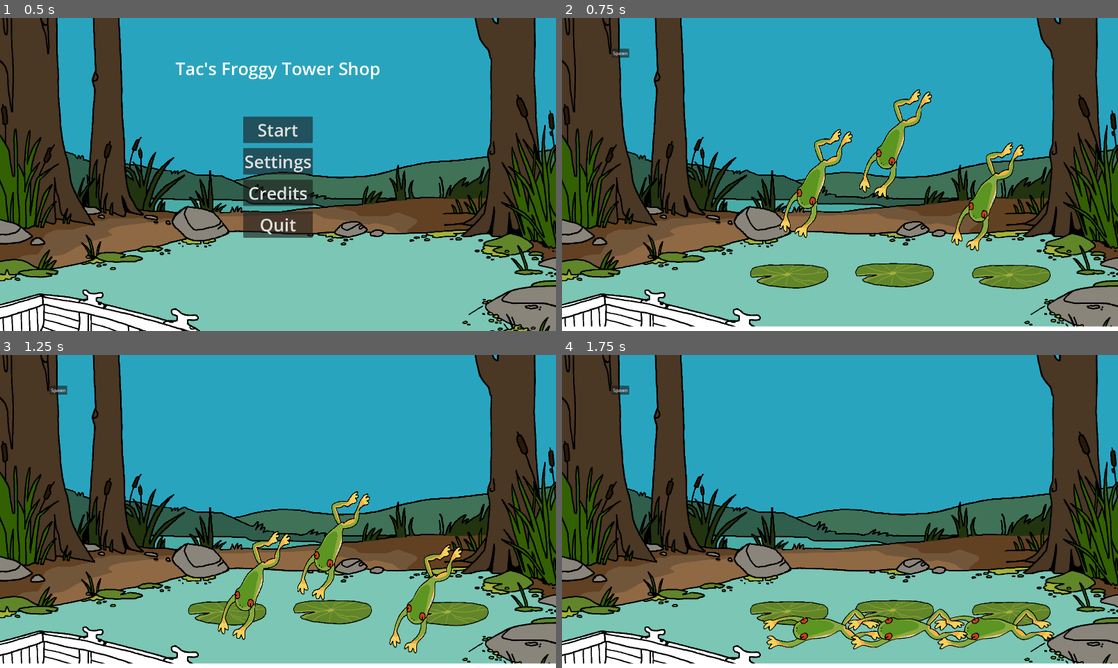
Above: before the commit, frames 1-4 (two rows, left to right).
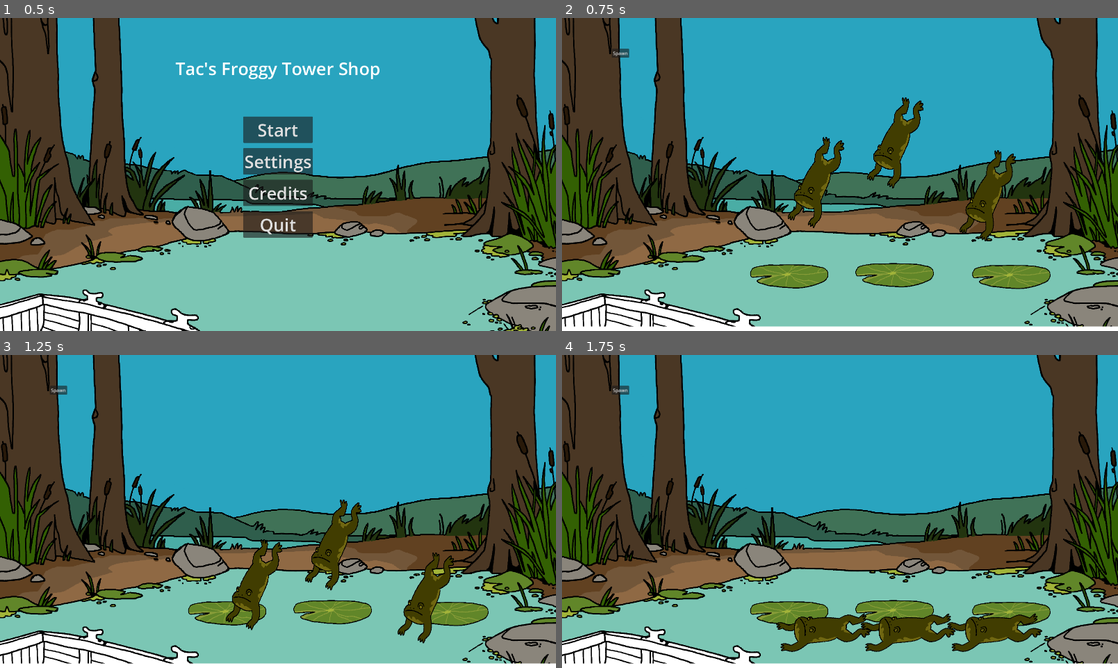
Above: after the commit, the same moments.

Repository: NotTom31/FroggeeToadems
Game: Godot game, scene res://Scenes/UI/MainMenu.tscn
Two runs of this game, one before a commit and one after it. Both use one fixed random seed, a clock stepped at 60 frames per second and the inputs below.
Inputs (mouse positions are in pixels of both pictures, inside the frame that each line leads up to):
- Up to frame 1 (0.5 s): no input
- Up to frame 2 (0.75 s): click "Start" at 0.5 s
- Up to frame 3 (1.25 s): no input
- Up to frame 4 (1.75 s): move the mouse to (990, 611) at 1.27 s; hold Right (ui_right) from 1.28 s (still down); click (990, 611) at 1.42 s; tap Up (ui_up) at 1.52 s

Frame 1 is identical in both runs. In frame 2, 4.4% of the frame differs, in the area x 39-84%, y 22-75%; in frame 3, 4.4%; in frame 4, 4.3%.

Commit message:
put together frog subtypes

Diff:
--- a/Code/FrogLogic/FrogTypes/basic_frog.gd
+++ b/Code/FrogLogic/FrogTypes/basic_frog.gd
@@ -63,7 +63,7 @@
 			assign_to_slot(null)
 		else:
 			selected = false
-			frog_deselected.emit(self, position)
+			frog_deselected.emit(self, global_position)
 	#else:
 	#		selected = false
 	#		collision_layer = original_layer
@@ -82,7 +82,7 @@
 		on_lillypad = false
 
 func snap_to_slot(slot: FrogSlot) -> void:
-	position = slot.global_position - $FrogBase.position
+	global_position = slot.global_position - $FrogBase.position
 	$AnimatedSprite2D.rotation = 0
 	var frog_on_top : BasicFrog = $SlotOnHead.inhabitant
 	disable_gravity()
--- a/Code/Managers/LevelManager.gd
+++ b/Code/Managers/LevelManager.gd
@@ -18,7 +18,6 @@
 		if (not fs.is_open()):
 			continue
 		var temp_dist = pos.distance_to(fs.global_position)
-		print("temp dist = ", temp_dist)
 		if (temp_dist < distance):
 			distance = temp_dist
 			result = fs
--- a/Code/Managers/magic_manager.gd
+++ b/Code/Managers/magic_manager.gd
@@ -1,6 +1,6 @@
 class_name MagicManager extends Node2D
 
-enum FrogType { BASIC, TROPICAL, SMALL, FAT }
+enum FrogType { BASIC, TROPICAL, SMALL, FAT, MUD }
 
 var spell_table = [
 	{ FrogType.BASIC : 3 }, 											#0: summon tropical
--- a/Scenes/Frogs/basic_frog.tscn
+++ b/Scenes/Frogs/FrogTypes/basic_frog.tscn
@@ -1,41 +1,26 @@
-[gd_scene load_steps=19 format=3 uid="uid://q2eyupn7k7l2"]
+[gd_scene load_steps=16 format=3 uid="uid://q2eyupn7k7l2"]
 
 [ext_resource type="Script" path="res://Code/FrogLogic/FrogTypes/basic_frog.gd" id="1_rxiyf"]
 [ext_resource type="Script" path="res://Code/FrogLogic/frogAI.gd" id="2_vs8rj"]
 [ext_resource type="Script" path="res://Code/FrogLogic/FrogStates/FrogSwim.gd" id="3_vmf1d"]
 [ext_resource type="PackedScene" uid="uid://cllbpv27v30g8" path="res://Scenes/Frogs/frog_slot.tscn" id="3_xwux3"]
 [ext_resource type="Script" path="res://Code/FrogLogic/FrogStates/FrogJump.gd" id="4_2ejmw"]
-[ext_resource type="Texture2D" uid="uid://db8mb14ndu0rl" path="res://Assets/Art/Frogs/blink/02_plink1.png" id="5_djsem"]
 [ext_resource type="Script" path="res://Code/FrogLogic/FrogStates/FrogHold.gd" id="5_wsoji"]
-[ext_resource type="Texture2D" uid="uid://dq2rubto02ffb" path="res://Assets/Art/Frogs/blink/02_plink2.png" id="6_gh0rk"]
 [ext_resource type="Script" path="res://Code/FrogLogic/FrogStates/FrogFall.gd" id="6_gh8vj"]
 [ext_resource type="Script" path="res://Code/FrogLogic/FrogStates/FrogStacked.gd" id="7_avrs0"]
-[ext_resource type="Texture2D" uid="uid://b0t1nb1i1evdt" path="res://Assets/Art/Frogs/blink/02_plink3.png" id="7_h6c5j"]
-[ext_resource type="Texture2D" uid="uid://bsuihp8m1bijj" path="res://Assets/Art/Frogs/blink/02_plink4.png" id="8_mi544"]
-[ext_resource type="Texture2D" uid="uid://bppv148qldsei" path="res://Assets/Art/Frogs/blink/02_plink5.png" id="9_nvfrc"]
-[ext_resource type="Texture2D" uid="uid://dcomocfoou50s" path="res://Assets/Art/Frogs/resting/02_rest.png" id="10_8mdox"]
-[ext_resource type="Texture2D" uid="uid://cvr4vb57bl7pj" path="res://Assets/Art/Frogs/jumping/02_jump.png" id="11_6uvn4"]
+[ext_resource type="Texture2D" uid="uid://c4554dc54ppgk" path="res://Assets/Art/Frogs/blink/05_plink.png" id="8_57het"]
+[ext_resource type="Texture2D" uid="uid://gnxwxsklcb51" path="res://Assets/Art/Frogs/resting/05_rest.png" id="9_halpc"]
+[ext_resource type="Texture2D" uid="uid://lkw5eyfa3r6g" path="res://Assets/Art/Frogs/jumping/05_jump.png" id="10_e1rxg"]
+[ext_resource type="Texture2D" uid="uid://cb6l32dbmeq54" path="res://Assets/Art/Frogs/charging/05_charge.png" id="10_lrc50"]
 
-[sub_resource type="SpriteFrames" id="SpriteFrames_uccbn"]
+[sub_resource type="SpriteFrames" id="SpriteFrames_kpbkf"]
 animations = [{
 "frames": [{
 "duration": 1.0,
-"texture": ExtResource("5_djsem")
+"texture": ExtResource("8_57het")
 }, {
 "duration": 1.0,
-"texture": ExtResource("6_gh0rk")
-}, {
-"duration": 1.0,
-"texture": ExtResource("7_h6c5j")
-}, {
-"duration": 1.0,
-"texture": ExtResource("8_mi544")
-}, {
-"duration": 1.0,
-"texture": ExtResource("9_nvfrc")
-}, {
-"duration": 1.0,
-"texture": ExtResource("10_8mdox")
+"texture": ExtResource("9_halpc")
 }],
 "loop": false,
 "name": &"blink",
@@ -43,7 +28,15 @@
 }, {
 "frames": [{
 "duration": 1.0,
-"texture": ExtResource("10_8mdox")
+"texture": ExtResource("10_lrc50")
+}],
+"loop": true,
+"name": &"charge",
+"speed": 5.0
+}, {
+"frames": [{
+"duration": 1.0,
+"texture": ExtResource("9_halpc")
 }],
 "loop": true,
 "name": &"idle",
@@ -51,7 +44,7 @@
 }, {
 "frames": [{
 "duration": 1.0,
-"texture": ExtResource("11_6uvn4")
+"texture": ExtResource("10_e1rxg")
 }],
 "loop": true,
 "name": &"jump",
@@ -59,7 +52,7 @@
 }]
 
 [sub_resource type="RectangleShape2D" id="RectangleShape2D_jepvn"]
-size = Vector2(280, 78.3333)
+size = Vector2(268.333, 105)
 
 [sub_resource type="RectangleShape2D" id="RectangleShape2D_skv3v"]
 
@@ -94,14 +87,14 @@
 z_index = 1
 position = Vector2(3, -2)
 scale = Vector2(0.15, 0.2)
-sprite_frames = SubResource("SpriteFrames_uccbn")
-animation = &"jump"
+sprite_frames = SubResource("SpriteFrames_kpbkf")
+animation = &"idle"
 offset = Vector2(0, -150)
 
 [node name="Area2D" type="Area2D" parent="."]
 
 [node name="ClickableArea" type="CollisionShape2D" parent="Area2D"]
-position = Vector2(3, 0)
+position = Vector2(1.5, -4)
 scale = Vector2(0.6, 0.6)
 shape = SubResource("RectangleShape2D_jepvn")
 
--- /dev/null
+++ b/Scenes/Frogs/FrogTypes/fat_frog.tscn
@@ -0,0 +1,56 @@
+[gd_scene load_steps=7 format=3 uid="uid://bg6ctvvup7aag"]
+
+[ext_resource type="PackedScene" uid="uid://q2eyupn7k7l2" path="res://Scenes/Frogs/FrogTypes/basic_frog.tscn" id="1_wieqn"]
+[ext_resource type="Texture2D" uid="uid://cy5acv5h4fr25" path="res://Assets/Art/Frogs/blink/04_plink.png" id="2_5ledk"]
+[ext_resource type="Texture2D" uid="uid://dc4o64v0upcbd" path="res://Assets/Art/Frogs/resting/04_rest.png" id="3_d78p0"]
+[ext_resource type="Texture2D" uid="uid://cfgmm1d6vb0nn" path="res://Assets/Art/Frogs/jumping/04_jump.png" id="4_6x04a"]
+[ext_resource type="Texture2D" uid="uid://c432posuoo6w0" path="res://Assets/Art/Frogs/charging/04_charge.png" id="4_k3vli"]
+
+[sub_resource type="SpriteFrames" id="SpriteFrames_45081"]
+animations = [{
+"frames": [{
+"duration": 1.0,
+"texture": ExtResource("2_5ledk")
+}, {
+"duration": 1.0,
+"texture": ExtResource("3_d78p0")
+}],
+"loop": false,
+"name": &"blink",
+"speed": 5.0
+}, {
+"frames": [{
+"duration": 1.0,
+"texture": ExtResource("4_k3vli")
+}],
+"loop": true,
+"name": &"charge",
+"speed": 5.0
+}, {
+"frames": [{
+"duration": 1.0,
+"texture": ExtResource("3_d78p0")
+}],
+"loop": true,
+"name": &"idle",
+"speed": 5.0
+}, {
+"frames": [{
+"duration": 1.0,
+"texture": ExtResource("4_6x04a")
+}],
+"loop": true,
+"name": &"jump",
+"speed": 5.0
+}]
+
+[node name="FatFrog" instance=ExtResource("1_wieqn")]
+
+[node name="AnimatedSprite2D" parent="." index="1"]
+sprite_frames = SubResource("SpriteFrames_45081")
+
+[node name="ClickableArea" parent="Area2D" index="0"]
+position = Vector2(4, -32.5)
+
+[node name="SlotOnHead" parent="." index="3"]
+position = Vector2(0, -89)
--- /dev/null
+++ b/Scenes/Frogs/FrogTypes/mud_frog.tscn
@@ -0,0 +1,52 @@
+[gd_scene load_steps=6 format=3 uid="uid://dblq15rpmoe78"]
+
+[ext_resource type="PackedScene" uid="uid://q2eyupn7k7l2" path="res://Scenes/Frogs/FrogTypes/basic_frog.tscn" id="1_3yfop"]
+[ext_resource type="Texture2D" uid="uid://byimo5w7vne1o" path="res://Assets/Art/Frogs/resting/01_rest.png" id="2_nnp2c"]
+[ext_resource type="Texture2D" uid="uid://6vdf5eor0pxy" path="res://Assets/Art/Frogs/charging/01_charge.png" id="3_5tl0m"]
+[ext_resource type="Texture2D" uid="uid://1o6tgu7ew0o3" path="res://Assets/Art/Frogs/jumping/01_jump.png" id="3_fkw0y"]
+
+[sub_resource type="SpriteFrames" id="SpriteFrames_rm5ts"]
+animations = [{
+"frames": [{
+"duration": 1.0,
+"texture": ExtResource("2_nnp2c")
+}],
+"loop": false,
+"name": &"blink",
+"speed": 5.0
+}, {
+"frames": [{
+"duration": 1.0,
+"texture": ExtResource("3_5tl0m")
+}],
+"loop": true,
+"name": &"charge",
+"speed": 5.0
+}, {
+"frames": [{
+"duration": 1.0,
+"texture": ExtResource("2_nnp2c")
+}],
+"loop": true,
+"name": &"idle",
+"speed": 5.0
+}, {
+"frames": [{
+"duration": 1.0,
+"texture": ExtResource("3_fkw0y")
+}],
+"loop": true,
+"name": &"jump",
+"speed": 5.0
+}]
+
+[node name="MudFrog" instance=ExtResource("1_3yfop")]
+
+[node name="AnimatedSprite2D" parent="." index="1"]
+sprite_frames = SubResource("SpriteFrames_rm5ts")
+
+[node name="ClickableArea" parent="Area2D" index="0"]
+position = Vector2(1.5, -29)
+
+[node name="SlotOnHead" parent="." index="3"]
+position = Vector2(0, -93)
--- /dev/null
+++ b/Scenes/Frogs/FrogTypes/small_frog.tscn
@@ -0,0 +1,56 @@
+[gd_scene load_steps=7 format=3 uid="uid://yanyexrlae6i"]
+
+[ext_resource type="PackedScene" uid="uid://q2eyupn7k7l2" path="res://Scenes/Frogs/FrogTypes/basic_frog.tscn" id="1_52qfp"]
+[ext_resource type="Texture2D" uid="uid://7sja1guvnp78" path="res://Assets/Art/Frogs/blink/03_plink.png" id="2_yoirv"]
+[ext_resource type="Texture2D" uid="uid://cp4l61kebouu6" path="res://Assets/Art/Frogs/resting/03_rest.png" id="3_452hk"]
+[ext_resource type="Texture2D" uid="uid://o78qjbqq03bu" path="res://Assets/Art/Frogs/charging/03_charge.png" id="4_2ws8f"]
+[ext_resource type="Texture2D" uid="uid://bq5ejk8o80g3n" path="res://Assets/Art/Frogs/jumping/03_jump_triple.png" id="4_jjc5f"]
+
+[sub_resource type="SpriteFrames" id="SpriteFrames_4xyxk"]
+animations = [{
+"frames": [{
+"duration": 1.0,
+"texture": ExtResource("2_yoirv")
+}, {
+"duration": 1.0,
+"texture": ExtResource("3_452hk")
+}],
+"loop": false,
+"name": &"blink",
+"speed": 5.0
+}, {
+"frames": [{
+"duration": 1.0,
+"texture": ExtResource("4_2ws8f")
+}],
+"loop": true,
+"name": &"charge",
+"speed": 5.0
+}, {
+"frames": [{
+"duration": 1.0,
+"texture": ExtResource("3_452hk")
+}],
+"loop": true,
+"name": &"idle",
+"speed": 5.0
+}, {
+"frames": [{
+"duration": 1.0,
+"texture": ExtResource("4_jjc5f")
+}],
+"loop": true,
+"name": &"jump",
+"speed": 5.0
+}]
+
+[node name="SmallFrog" instance=ExtResource("1_52qfp")]
+
+[node name="AnimatedSprite2D" parent="." index="1"]
+sprite_frames = SubResource("SpriteFrames_4xyxk")
+
+[node name="ClickableArea" parent="Area2D" index="0"]
+position = Vector2(1, 3.5)
+
+[node name="SlotOnHead" parent="." index="3"]
+position = Vector2(0, -24)
--- /dev/null
+++ b/Scenes/Frogs/FrogTypes/tropical_frog.tscn
@@ -0,0 +1,67 @@
+[gd_scene load_steps=11 format=3 uid="uid://co5rrhms11k5w"]
+
+[ext_resource type="PackedScene" uid="uid://q2eyupn7k7l2" path="res://Scenes/Frogs/FrogTypes/basic_frog.tscn" id="1_kqv0n"]
+[ext_resource type="Texture2D" uid="uid://db8mb14ndu0rl" path="res://Assets/Art/Frogs/blink/02_plink1.png" id="2_ga1k2"]
+[ext_resource type="Texture2D" uid="uid://dq2rubto02ffb" path="res://Assets/Art/Frogs/blink/02_plink2.png" id="3_0c5ti"]
+[ext_resource type="Texture2D" uid="uid://b0t1nb1i1evdt" path="res://Assets/Art/Frogs/blink/02_plink3.png" id="4_dunjx"]
+[ext_resource type="Texture2D" uid="uid://bsuihp8m1bijj" path="res://Assets/Art/Frogs/blink/02_plink4.png" id="5_jr0vl"]
+[ext_resource type="Texture2D" uid="uid://bppv148qldsei" path="res://Assets/Art/Frogs/blink/02_plink5.png" id="6_4a2g8"]
+[ext_resource type="Texture2D" uid="uid://dcomocfoou50s" path="res://Assets/Art/Frogs/resting/02_rest.png" id="7_ff734"]
+[ext_resource type="Texture2D" uid="uid://cehbkmr7frwdu" path="res://Assets/Art/Frogs/charging/02_charge.png" id="7_jrg8x"]
+[ext_resource type="Texture2D" uid="uid://cvr4vb57bl7pj" path="res://Assets/Art/Frogs/jumping/02_jump.png" id="8_f107o"]
+
+[sub_resource type="SpriteFrames" id="SpriteFrames_bn081"]
+animations = [{
+"frames": [{
+"duration": 1.0,
+"texture": ExtResource("2_ga1k2")
+}, {
+"duration": 1.0,
+"texture": ExtResource("3_0c5ti")
+}, {
+"duration": 1.0,
+"texture": ExtResource("4_dunjx")
+}, {
+"duration": 1.0,
+"texture": ExtResource("5_jr0vl")
+}, {
+"duration": 1.0,
+"texture": ExtResource("6_4a2g8")
+}],
+"loop": false,
+"name": &"blink",
+"speed": 5.0
+}, {
+"frames": [{
+"duration": 1.0,
+"texture": ExtResource("7_jrg8x")
+}],
+"loop": true,
+"name": &"charge",
+"speed": 5.0
+}, {
+"frames": [{
+"duration": 1.0,
+"texture": ExtResource("7_ff734")
+}],
+"loop": true,
+"name": &"idle",
+"speed": 5.0
+}, {
+"frames": [{
+"duration": 1.0,
+"texture": ExtResource("8_f107o")
+}],
+"loop": true,
+"name": &"jump",
+"speed": 5.0
+}]
+
+[node name="TropicalFrog" instance=ExtResource("1_kqv0n")]
+type = 1
+
+[node name="AnimatedSprite2D" parent="." index="1"]
+sprite_frames = SubResource("SpriteFrames_bn081")
+
+[node name="ClickableArea" parent="Area2D" index="0"]
+position = Vector2(2.5, -0.5)
--- a/Scenes/Frogs/frog_spawner.tscn
+++ b/Scenes/Frogs/frog_spawner.tscn
@@ -1,8 +1,8 @@
 [gd_scene load_steps=5 format=3 uid="uid://c4oeq4iblkrbg"]
 
 [ext_resource type="Script" path="res://Code/FrogLogic/frog_spawner.gd" id="1_4lyrf"]
-[ext_resource type="PackedScene" uid="uid://q2eyupn7k7l2" path="res://Scenes/Frogs/basic_frog.tscn" id="2_02rqu"]
-[ext_resource type="PackedScene" uid="uid://co5rrhms11k5w" path="res://Scenes/Frogs/tropical_frog.tscn" id="3_jj3p0"]
+[ext_resource type="PackedScene" uid="uid://q2eyupn7k7l2" path="res://Scenes/Frogs/FrogTypes/basic_frog.tscn" id="2_02rqu"]
+[ext_resource type="PackedScene" uid="uid://co5rrhms11k5w" path="res://Scenes/Frogs/FrogTypes/tropical_frog.tscn" id="3_jj3p0"]
 
 [sub_resource type="RectangleShape2D" id="RectangleShape2D_hwwjv"]
 size = Vector2(1474, 299)
@@ -24,3 +24,5 @@
 [node name="SmallFrogs" type="Node2D" parent="."]
 
 [node name="FatFrogs" type="Node2D" parent="."]
+
+[node name="MudFrogs" type="Node2D" parent="."]
--- a/Scenes/Frogs/tropical_frog.tscn
+++ /dev/null
@@ -1,6 +0,0 @@
-[gd_scene load_steps=2 format=3 uid="uid://co5rrhms11k5w"]
-
-[ext_resource type="PackedScene" uid="uid://q2eyupn7k7l2" path="res://Scenes/Frogs/basic_frog.tscn" id="1_1chco"]
-
-[node name="TropicalFrog" instance=ExtResource("1_1chco")]
-type = 1
--- a/Scenes/Levels/Test/Main-Scene-Evan.tscn
+++ b/Scenes/Levels/Test/Main-Scene-Evan.tscn
@@ -49,6 +49,7 @@
 
 [connection signal="spawned_frog" from="FrogSpawner" to="." method="_on_frog_spawner_spawned_frog"]
 
+[editable path="FrogSpawner"]
 [editable path="Lillypads/Lillypad"]
 [editable path="Lillypads/Lillypad2"]
 [editable path="Lillypads/Lillypad3"]
--- a/Scenes/Levels/Test/Main-Scene-Tom.tscn
+++ b/Scenes/Levels/Test/Main-Scene-Tom.tscn
@@ -2,7 +2,7 @@
 
 [ext_resource type="Script" path="res://Code/Managers/LevelManager.gd" id="1_fwoa8"]
 [ext_resource type="Texture2D" uid="uid://ht4x4rlup3a2" path="res://Assets/Art/Temp/swamp_firstpass.png" id="2_5w4dy"]
-[ext_resource type="PackedScene" uid="uid://q2eyupn7k7l2" path="res://Scenes/Frogs/basic_frog.tscn" id="2_u2ubl"]
+[ext_resource type="PackedScene" uid="uid://q2eyupn7k7l2" path="res://Scenes/Frogs/FrogTypes/basic_frog.tscn" id="2_u2ubl"]
 [ext_resource type="PackedScene" uid="uid://mv06512gy8op" path="res://Scenes/lillypad.tscn" id="3_fwopu"]
 [ext_resource type="PackedScene" uid="uid://ceqymore53p77" path="res://Scenes/Legacy/temp_ground.tscn" id="3_iya8w"]
 [ext_resource type="PackedScene" uid="uid://cllbpv27v30g8" path="res://Scenes/Frogs/frog_slot.tscn" id="4_3nqnf"]
--- a/Scenes/Levels/Test/evan-gameplay-test.tscn
+++ b/Scenes/Levels/Test/evan-gameplay-test.tscn
@@ -1,7 +1,7 @@
 [gd_scene load_steps=5 format=3 uid="uid://cvyqvkbgjt7bg"]
 
 [ext_resource type="Script" path="res://Code/Managers/LevelManager.gd" id="1_teiuy"]
-[ext_resource type="PackedScene" uid="uid://q2eyupn7k7l2" path="res://Scenes/Frogs/basic_frog.tscn" id="1_tfouu"]
+[ext_resource type="PackedScene" uid="uid://q2eyupn7k7l2" path="res://Scenes/Frogs/FrogTypes/basic_frog.tscn" id="1_tfouu"]
 [ext_resource type="PackedScene" uid="uid://mv06512gy8op" path="res://Scenes/lillypad.tscn" id="2_5w5hf"]
 [ext_resource type="PackedScene" uid="uid://cllbpv27v30g8" path="res://Scenes/Frogs/frog_slot.tscn" id="4_2w2l3"]
 
--- a/Scenes/UI/spawn_frog_ui.tscn
+++ b/Scenes/UI/spawn_frog_ui.tscn
@@ -1,7 +1,7 @@
 [gd_scene load_steps=3 format=3 uid="uid://cv05e0eutaagt"]
 
 [ext_resource type="Script" path="res://Code/UI/spawn_frog_ui.gd" id="1_pnqan"]
-[ext_resource type="PackedScene" uid="uid://q2eyupn7k7l2" path="res://Scenes/Frogs/basic_frog.tscn" id="2_7gwh7"]
+[ext_resource type="PackedScene" uid="uid://q2eyupn7k7l2" path="res://Scenes/Frogs/FrogTypes/basic_frog.tscn" id="2_7gwh7"]
 
 [node name="SpawnFrogUI" type="Control"]
 layout_mode = 3
Binary file added: Assets/Art/Frogs/charging/01_charge.png
Not shown, added: Assets/Art/Frogs/charging/01_charge.png.import
Binary file added: Assets/Art/Frogs/charging/02_charge.png
Not shown, added: Assets/Art/Frogs/charging/02_charge.png.import
Binary file added: Assets/Art/Frogs/charging/03_charge.png
Not shown, added: Assets/Art/Frogs/charging/03_charge.png.import
Binary file added: Assets/Art/Frogs/charging/04_charge.png
Not shown, added: Assets/Art/Frogs/charging/04_charge.png.import
Binary file added: Assets/Art/Frogs/charging/05_charge.png
Not shown, added: Assets/Art/Frogs/charging/05_charge.png.import
Binary file added: Assets/Art/Frogs/jumping/03_jump.png
Not shown, added: Assets/Art/Frogs/jumping/03_jump.png.import
(and 2 more such lines)
